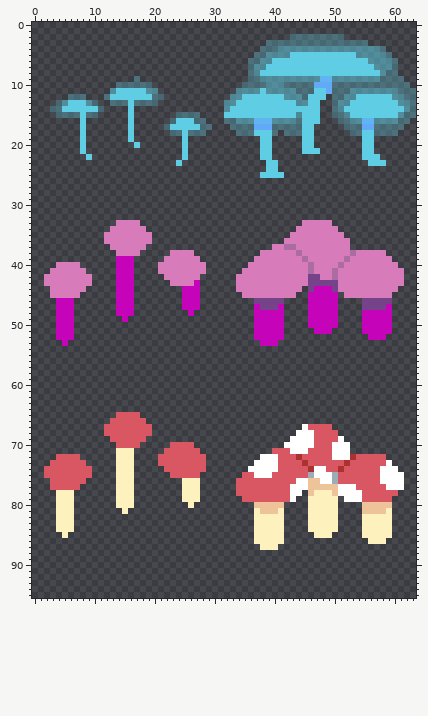
Two states of a sprite sheet, Assets/Sprites/mushroom_tiles_noground.png. The first picture shows the starting point.
The file is 64x96 pixels.
Now the later version:
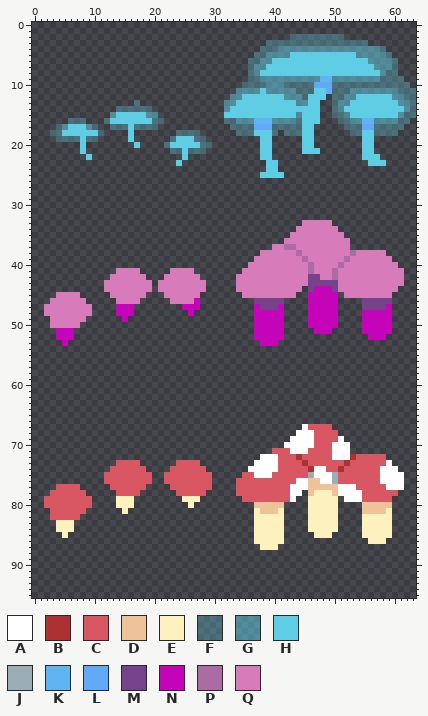
Palette (. is transparent): A #ffffff  B #ac3232  C #d95763  D #eec39a  E #fdf1be  F #5fcde44d  G #5fcde483  H #5fcde4  J #9badb7  K #61b4f2  L #62aaf7  M #76428a  N #c504b9  P #ab6ca3  Q #d77bba
Commit: babies are teeny tiny :)
What changed:
Colour C is added in row 73 at x 17; in row 74 at x 13 and 17 to 18; in row 75 at x 12 to 13, 17 to 19, 22 and 28 to 29; in row 76 at x 12 to 13, 17 to 19, 22 to 24 and 28 to 29; in row 77 at x 13, 17 to 18, 23 to 24 and 28 to 29; in row 78 at x 3, 7 to 8, 17, 24 and 28.
Colour C is added in rows 79 to 80 at x 2 to 3 and 7 to 9; in row 81 at x 3 and 7 to 8; in row 82 at x 3 and 7.
Colour C replaces colour E in rows 73 to 75 at x 14 to 16; in rows 76 to 77 at x 14 to 16 and 25 to 27; in row 78 at x 4 to 6, 14 to 16 and 25 to 27; in rows 79 to 82 at x 4 to 6.
Colour F is added in row 14 at x 14 to 15 and 17 to 19; in row 16 at x 6 to 7, 12 and 20 to 21; in row 17 at x 4, 10, 13 to 15 and 17 to 20; in row 18 at x 3 to 4 and 11; in row 19 at x 4 to 7, 9 to 10, 23 and 27 to 28; in row 20 at x 22 and 28 to 29.
Colour F is added in row 21 at x 23 to 24 and 26 to 28.
Colour F replaces colour H in row 14 at x 16; in row 16 at x 8; in row 18 at x 25.
Colour G is added in row 15 at x 13 and 19 to 20; in row 17 at x 5 and 9.
Colour H is added in row 15 at x 14 to 15 and 17 to 18; in row 16 at x 13 to 15 and 17 to 19; in row 17 at x 6 to 7; in row 18 at x 5 to 7 and 9 to 10; in row 19 at x 24 and 26; in row 20 at x 23 to 24 and 26 to 27.
Colour Q is added in row 41 at x 17; in row 42 at x 13 and 17 to 18; in row 43 at x 12 to 13, 17 to 19, 21 to 22 and 28; in row 44 at x 12 to 13, 17 to 19, 21 to 24 and 28; in row 45 at x 13, 17 to 18 and 22 to 24; in row 46 at x 3, 7 to 8, 17 and 23 to 24.
Colour Q is added in rows 47 to 48 at x 2 to 3 and 7 to 9; in row 49 at x 3 and 7 to 8; in row 50 at x 3 and 7.
Colour Q replaces colour N in rows 41 to 42 at x 14 to 16; in row 43 at x 14 to 16 and 27; in rows 44 to 45 at x 14 to 16 and 25 to 27; in row 46 at x 4 to 6, 14 to 16 and 25 to 26; in rows 47 to 50 at x 4 to 6.
Colour C is gone in row 65 at x 14 to 17; in row 66 at x 13 to 18; in rows 67 to 68 at x 12 to 19; in row 69 at x 13 to 18; in row 70 at x 14 to 17 and 23 to 26; in row 71 at x 22 to 27.
Colour C is gone in row 72 at x 4 to 7 and 21 to 28; in row 73 at x 3 to 8, 21 to 23 and 28; in row 74 at x 2 to 9 and 22; in row 75 at x 2 to 9; in row 76 at x 3 to 8; in row 77 at x 3.
Colour E is gone in rows 71 to 72 at x 14 to 16.
Colour F is gone in row 9 at x 17; in row 10 at x 14 to 19; in row 12 at x 6 to 8, 12 and 20 to 21; in row 13 at x 4, 10, 13 to 15 and 18 to 20; in row 14 at x 3 to 4 and 11; in row 15 at x 4 to 7, 9 to 10 and 24 to 27.
Colour F is gone in row 16 at x 23 and 27 to 28; in row 17 at x 22 and 28 to 29; in row 18 at x 23 and 28.
Colour G is gone in row 11 at x 13 and 19 to 20; in row 13 at x 5 and 9.
Colour H is gone in row 11 at x 14 to 18; in row 12 at x 13 to 19; in row 13 at x 6 to 8 and 16; in row 14 at x 5 to 10; in row 15 at x 8; in row 16 at x 24 to 26.
Colour H is gone in row 17 at x 23 to 27.
Colour N is gone in rows 39 to 40 at x 14 to 16.
Colour Q is gone in row 33 at x 14 to 17; in row 34 at x 13 to 18; in rows 35 to 36 at x 12 to 19; in row 37 at x 13 to 18; in row 38 at x 14 to 17 and 23 to 26; in row 39 at x 22 to 27.
Colour Q is gone in row 40 at x 4 to 7 and 21 to 28; in row 41 at x 3 to 8, 21 to 22 and 27 to 28; in rows 42 to 43 at x 2 to 9; in row 44 at x 3 to 8; in row 45 at x 3.
Pixel boxes of the changes (left, top, right, bottom) in both pictures:
changed: (50, 76, 212, 154)
changed: (44, 220, 206, 328)
changed: (44, 412, 212, 520)
